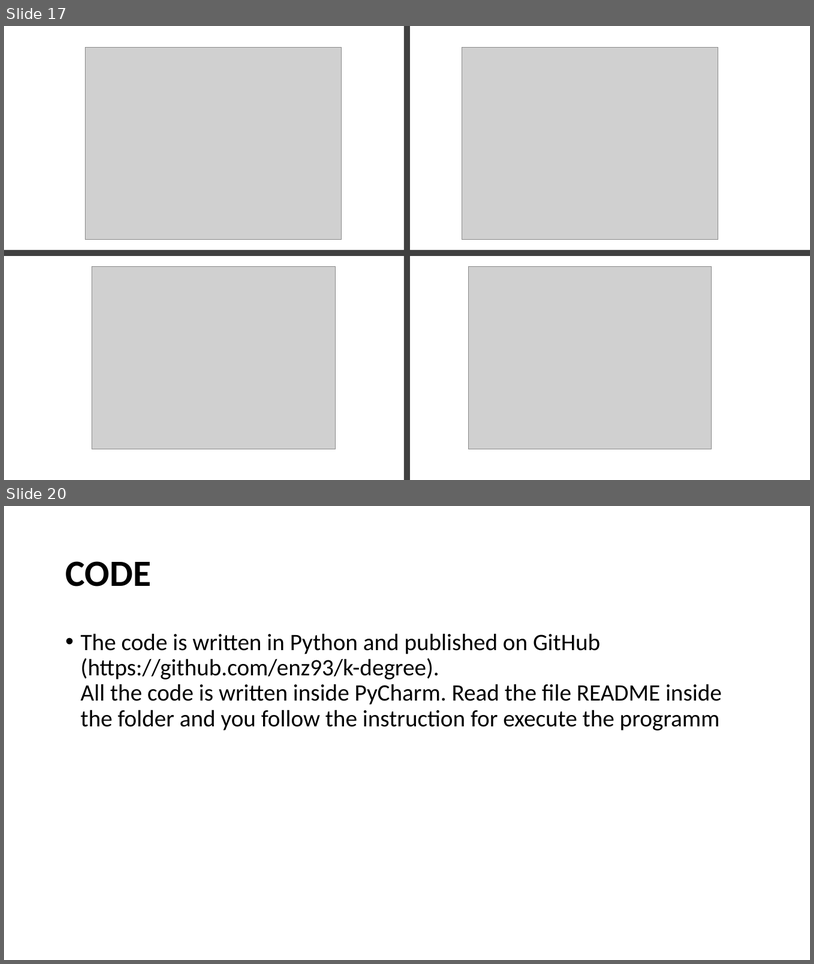
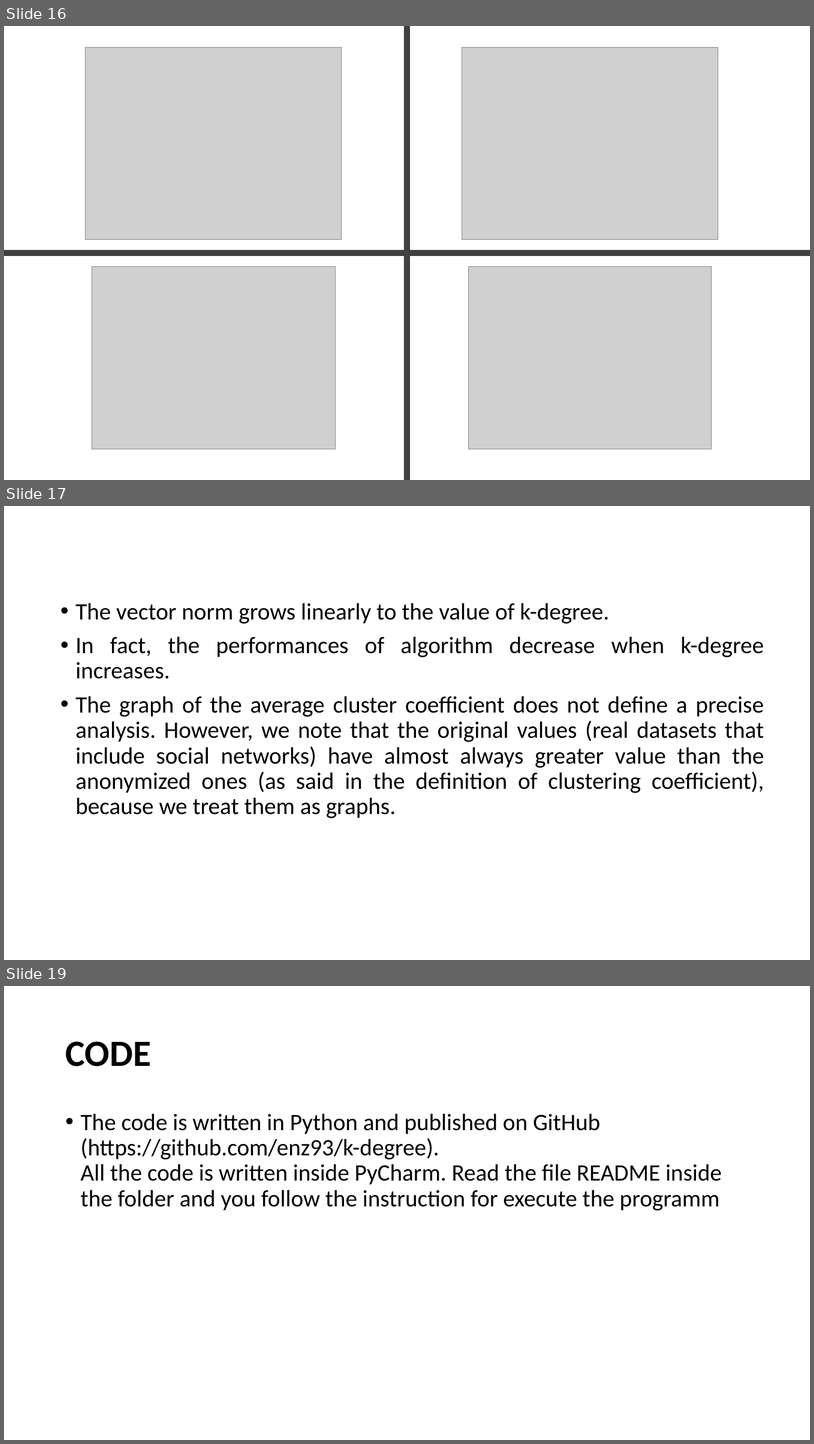
Before and after one commit to enz93/k-degree, a slide deck: Presentazione.pptx. Shown one above the other, each under a label of ours: slides 17 and 20 before the commit, slides 16, 17 and 19 after it; the slides between them are not shown. The pictures are 814x964 and 814x1444 pixels, drawn with LibreOffice and Linux fonts; fonts in the diff are those of the drawing; grey boxes stand for pictures. Boxes give left, top, right and bottom in pixels: in the first picture for what was removed or moved away, otherwise in the second. Text is boxed around its words. In the diff, an @@ line names an element or a change of style, - is before the commit and + after.

```diff
--- a/Presentazione.pptx
+++ b/Presentazione.pptx
@@ slide 17 added at (x1=4, y1=506, x2=810, y2=960), background #FFFFFF @@
@@ text added at (x1=75, y1=603, x2=765, y2=818), 28 pt, text #000000 @@
+• The vector norm grows linearly to the value of k-degree.
+• In fact, the performances of algorithm decrease when k-degree increases.
+• The graph of the average cluster coefficient does not define a precise analysis. However, we note that the original values (real datasets that include social networks) have almost always greater value than the anonymized ones (as said in the definition of clustering coefficient), because we treat them as graphs.
@@ what was slide 17 is now slide 16 @@
@@ what was slide 20 is now slide 19 @@
```
Also in this commit, not shown: 10 slides changed, 2 slides removed.
